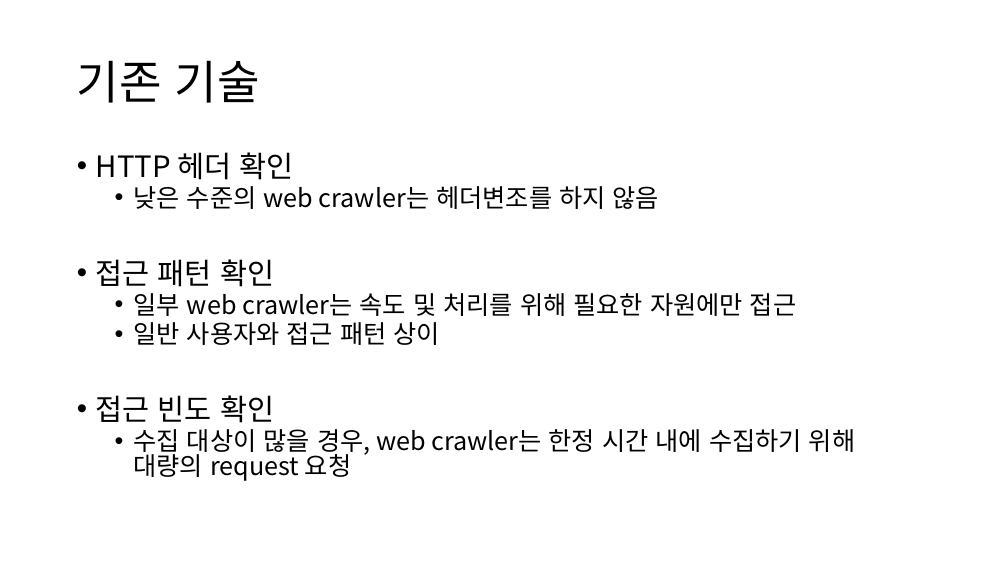
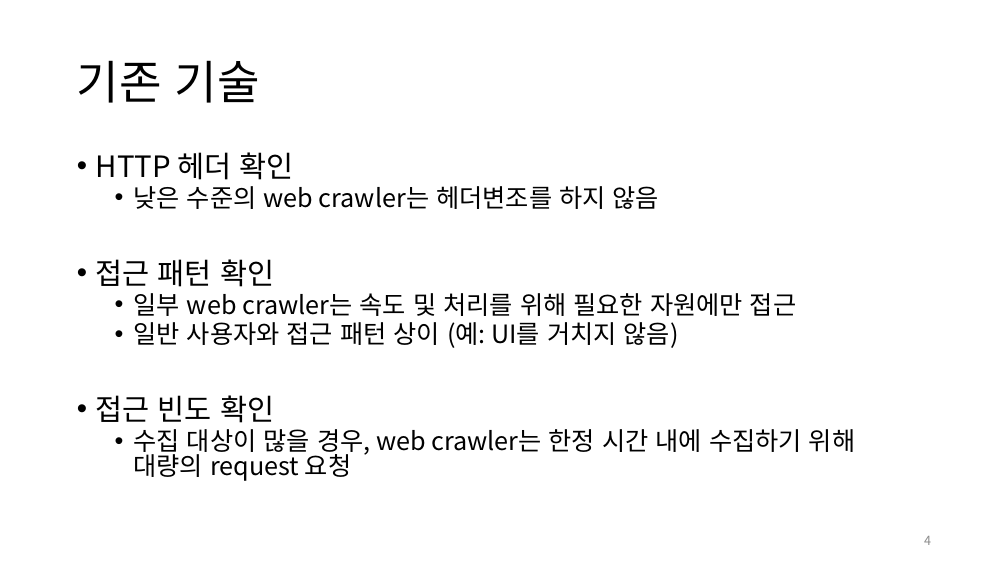
Before and after one commit to diemori/anti-crawler, a slide deck: slide 4 of 30_Presentation/AntiCrawlerLTM_노인우_20180611.pptx. Drawn at 1008x567 pixels with LibreOffice and Linux fonts; fonts in the diff are those of the drawing. Boxes give left, top, right and bottom in pixels: in the first picture for what was removed or moved away, otherwise in the second. Text is boxed around its words. In the diff, an @@ line names an element or a change of style, - is before the commit and + after.

```diff
--- a/30_Presentation/AntiCrawlerLTM_노인우_20180611.pptx
+++ b/30_Presentation/AntiCrawlerLTM_노인우_20180611.pptx
@@ text at <box>134,322,679,348</box>: text changed @@
-  • 일반 사용자와 접근 패턴 상이
+  • 일반 사용자와 접근 패턴 상이 (예: UI를 거치지 않음)
@@ page number added at <box>924,536,931,545</box>, 12 pt, text #8C8C8C @@
+4
```
Also in this commit, not shown: 5 other slides changed, 4 slides added, 1 slide removed, 5 other files.
